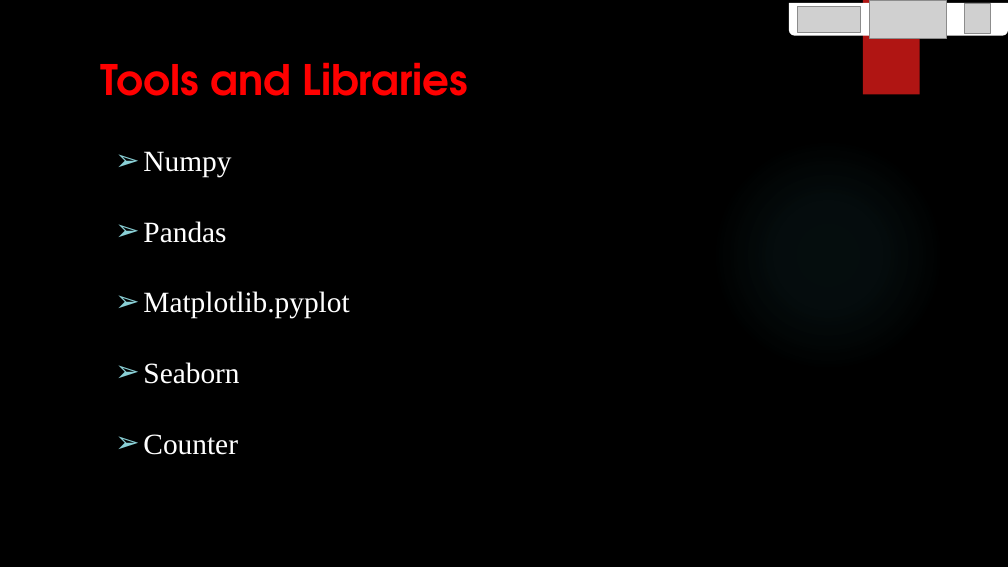
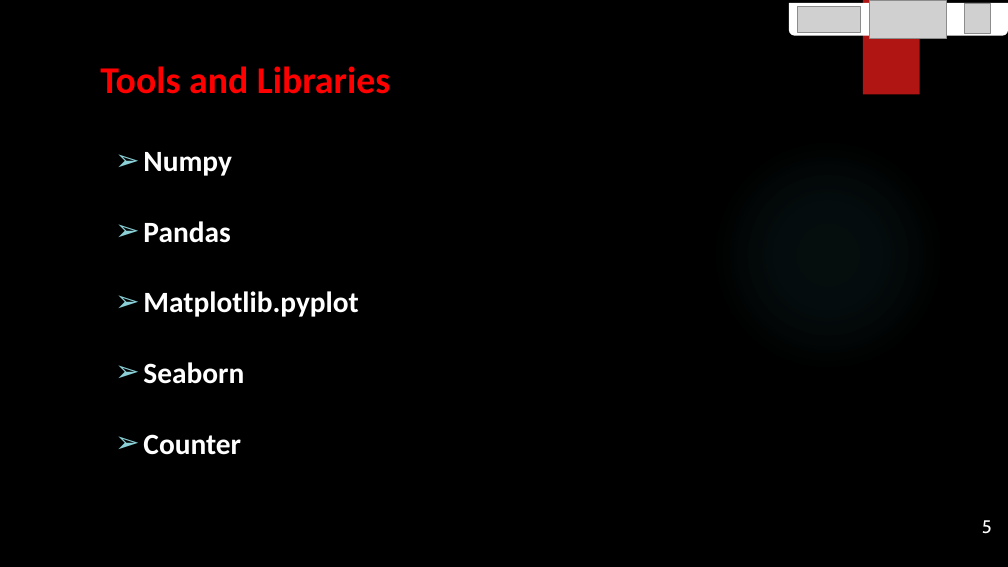
Before and after one commit to JMDUKU/GROUP-K-EDA-PROJECT, a slide deck: slide 5 of Group K EDA Project DIGICAP.pptx (slide 4 before the commit). Drawn at 1008x567 pixels with LibreOffice and Linux fonts; fonts in the diff are those of the drawing; grey boxes stand for pictures; background and template pictures are left out. Boxes give left, top, right and bottom in pixels: in the first picture for what was removed or moved away, otherwise in the second. Text is boxed around its words. In the diff, an @@ line names an element or a change of style, - is before the commit and + after.

```diff
--- a/Group K EDA Project DIGICAP.pptx
+++ b/Group K EDA Project DIGICAP.pptx
@@ title "Tools and Libraries" at box(100, 66, 390, 94): size 40 to 36 pt, font TeX Gyre Adventor to Calibri @@
@@ subtitle "Numpy" at box(143, 152, 358, 455): font Times New Roman to Calibri, bold on @@
@@ page number added at box(982, 520, 992, 534), 17.3 pt, text #FFFFFF @@
+5
```
Also in this commit, not shown: 18 other slides changed, 2 slides added, 1 slide removed.
